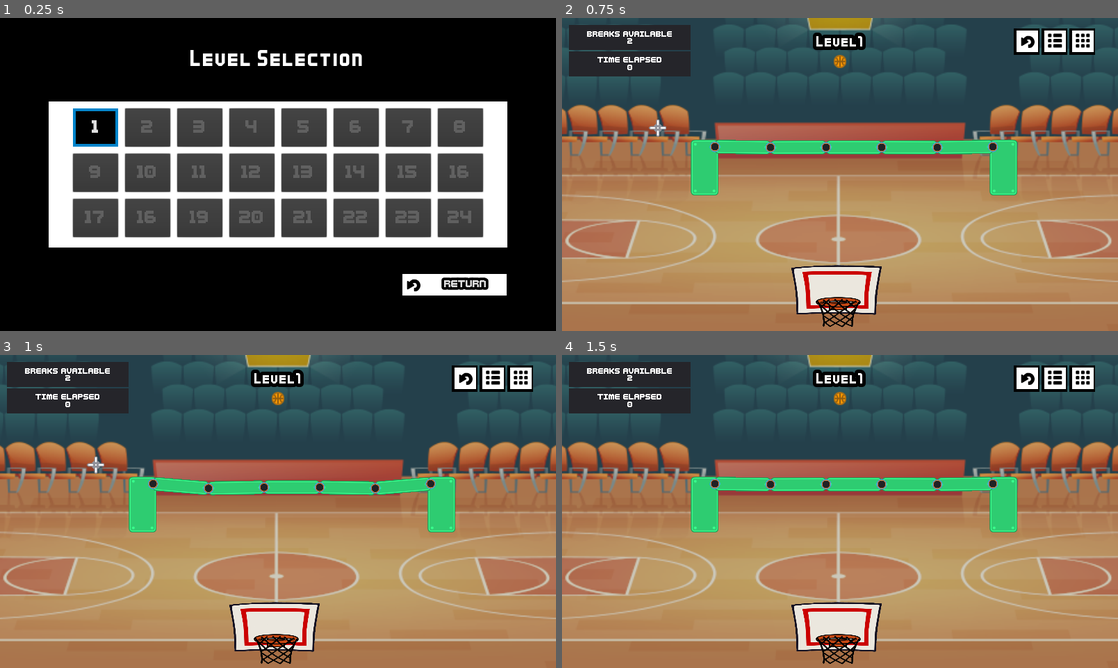
Above: before the commit, frames 1-4 (two rows, left to right).
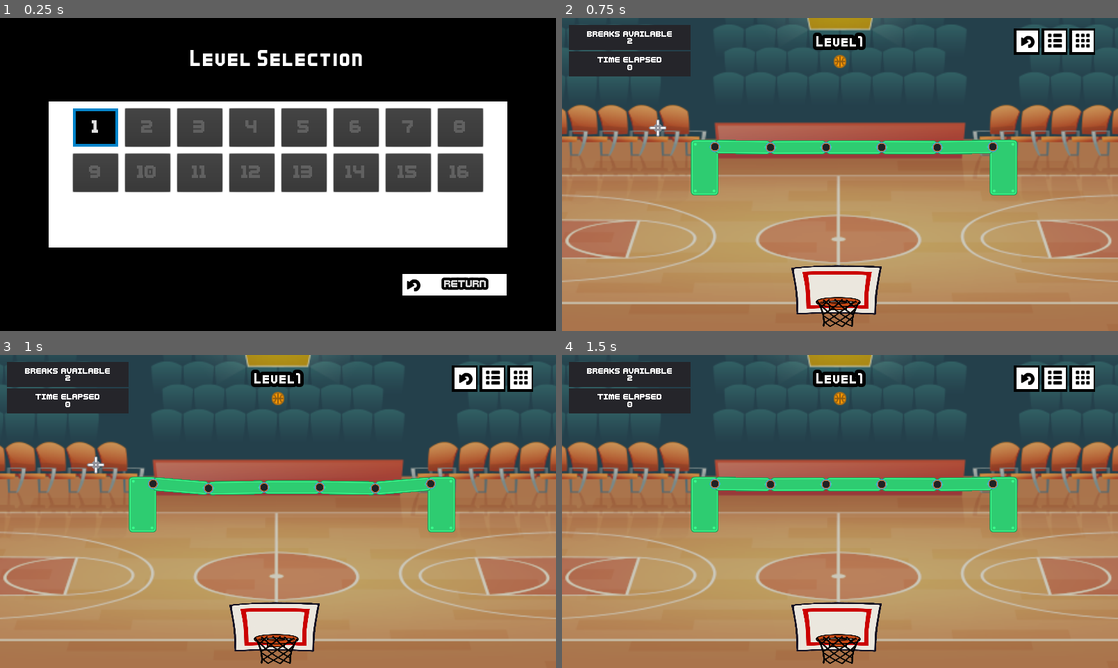
Above: after the commit, the same moments.

Repository: Trece-1101/BreakAndScore
Game: Godot game, scene res://GUI/Menus/LevelSelection.tscn
The game is run twice, just before and just after one commit, with the same random seed, the same clock (stepped at 60 frames per second) and the same inputs. This scene is started directly instead of the project's main scene.
Inputs (mouse positions are in pixels of both pictures, inside the frame that each line leads up to):
- Up to frame 1 (0.25 s): no input
- Up to frame 2 (0.75 s): click "1" at 0.5 s
- Up to frame 3 (1 s): no input
- Up to frame 4 (1.5 s): click (1029, 380) at 1.25 s

The runs differ from the first frame. In frame 1, 8.5% of the frame differs, in the area x 13-87%, y 57-71%; in frame 2, nothing differs; in frame 3, nothing differs; in frame 4, nothing differs.

Commit message:
commit

Diff:
--- a/Autoloads/GameData.gd
+++ b/Autoloads/GameData.gd
@@ -17,3 +17,5 @@
 
 func new_unlock_level() -> void:
 	current_unlock_level += 1
+	if current_unlock_level > 16:
+		current_unlock_level = 16
--- a/Autoloads/GameMusic.gd
+++ b/Autoloads/GameMusic.gd
@@ -9,6 +9,8 @@
 	stop_all_music()
 	if music == "menu":
 		$MenuMusic.play()
+	elif music == "level":
+		$LevelMusic.play()
 
 	music_playing = music
 
@@ -16,3 +18,12 @@
 	for child in get_children():
 		if child is AudioStreamPlayer:
 			child.stop()
+
+func play_button() -> void:
+	$ButtonSound.play()
+
+func play_win() -> void:
+	$Win.play()
+
+func play_lose() -> void:
+	$Lose.play()
--- a/Autoloads/GameMusic.tscn
+++ b/Autoloads/GameMusic.tscn
@@ -1,11 +1,35 @@
-[gd_scene load_steps=3 format=2]
+[gd_scene load_steps=7 format=2]
 
 [ext_resource path="res://Autoloads/GameMusic.gd" type="Script" id=1]
 [ext_resource path="res://GUI/Menus/menuMusic.ogg" type="AudioStream" id=2]
+[ext_resource path="res://Levels/music_level.ogg" type="AudioStream" id=3]
+[ext_resource path="res://GUI/Sounds/switch_001.ogg" type="AudioStream" id=4]
+[ext_resource path="res://GUI/crowd_reaction_negative_001.wav" type="AudioStream" id=5]
+[ext_resource path="res://GUI/crowd_reaction_positive_001.wav" type="AudioStream" id=6]
 
 [node name="GameMusic" type="Node"]
+pause_mode = 2
 script = ExtResource( 1 )
 
 [node name="MenuMusic" type="AudioStreamPlayer" parent="."]
 stream = ExtResource( 2 )
 bus = "Music"
+
+[node name="LevelMusic" type="AudioStreamPlayer" parent="."]
+stream = ExtResource( 3 )
+volume_db = -10.0
+bus = "Music"
+
+[node name="ButtonSound" type="AudioStreamPlayer" parent="."]
+stream = ExtResource( 4 )
+bus = "SFX"
+
+[node name="Win" type="AudioStreamPlayer" parent="."]
+stream = ExtResource( 6 )
+volume_db = -10.0
+bus = "SFX"
+
+[node name="Lose" type="AudioStreamPlayer" parent="."]
+stream = ExtResource( 5 )
+volume_db = -10.0
+bus = "SFX"
--- a/Characters/Block/Block.tscn
+++ b/Characters/Block/Block.tscn
@@ -13,6 +13,7 @@
 [ext_resource path="res://Characters/Block/Explotion/regularExplosion03.png" type="Texture" id=11]
 [ext_resource path="res://Characters/Block/Explotion/regularExplosion06.png" type="Texture" id=12]
 [ext_resource path="res://Characters/Block/Explotion/regularExplosion07.png" type="Texture" id=13]
+[ext_resource path="res://Characters/Block/chips_drop_single_001.wav" type="AudioStream" id=14]
 
 [sub_resource type="RectangleShape2D" id=1]
 extents = Vector2( 63, 13.5 )
@@ -141,7 +142,7 @@
 [sub_resource type="SpriteFrames" id=5]
 animations = [ {
 "frames": [ ExtResource( 5 ), ExtResource( 6 ), ExtResource( 7 ), ExtResource( 11 ), ExtResource( 9 ), ExtResource( 10 ), ExtResource( 12 ), ExtResource( 13 ), ExtResource( 8 ) ],
-"loop": true,
+"loop": false,
 "name": "explode",
 "speed": 15.0
 } ]
@@ -188,13 +189,15 @@
 anims/default = SubResource( 4 )
 
 [node name="AnimatedSprite" type="AnimatedSprite" parent="."]
-visible = false
 position = Vector2( 62.8083, 0 )
 scale = Vector2( 0.477081, 0.477081 )
 z_index = 2
 frames = SubResource( 5 )
 animation = "explode"
-frame = 3
+
+[node name="BreakSound" type="AudioStreamPlayer2D" parent="."]
+stream = ExtResource( 14 )
+bus = "SFX"
 
 [connection signal="body_entered" from="." to="." method="_on_body_entered"]
 [connection signal="input_event" from="Joint/JointClickArea" to="Joint" method="_on_JointClickArea_input_event"]
--- a/Characters/Block/Joint.gd
+++ b/Characters/Block/Joint.gd
@@ -3,7 +3,7 @@
 signal break_made(value)
 
 onready var is_brekeable := false setget set_is_brekeable, get_is_brekeable
-onready var animation_player = get_parent().get_node("AnimationPlayer")
+onready var animation_player = get_parent().get_node("AnimatedSprite")
 
 func set_is_brekeable(value: bool) -> void:
 	is_brekeable = value
@@ -19,7 +19,9 @@
 
 	if event.is_action_pressed("ui_break_joint"):
 		emit_signal("break_made", 1)
-#		animation_player.play("damage")
+		get_parent().get_node("BreakSound").play()
+		animation_player.visible = true
+		animation_player.play("explode")
 		destroy_me()
 
 #	if event.is_action_pressed("ui_damage_joint"):
--- a/Characters/Floor/Floor.gd
+++ b/Characters/Floor/Floor.gd
@@ -1,4 +1,5 @@
 extends StaticBody2D
 
 func _on_BallDetector_body_entered(_body: Node) -> void:
+	GameMusic.play_lose()
 	get_tree().reload_current_scene()
--- a/GUI/Menus/LevelSelection.gd
+++ b/GUI/Menus/LevelSelection.gd
@@ -16,9 +16,11 @@
 			button.disabled = false
 
 func load_level(level: String) -> void:
+	GameMusic.play_button()
 	var path_to_level: String = "res://Levels/" + level + ".tscn"
 	get_tree().change_scene(path_to_level)
 
 
 func _on_BtnRetry_pressed() -> void:
+	GameMusic.play_button()
 	get_tree().change_scene("res://GUI/Menus/MainMenu.tscn")
--- a/GUI/Menus/LevelSelection.tscn
+++ b/GUI/Menus/LevelSelection.tscn
@@ -305,126 +305,6 @@
 custom_fonts/font = SubResource( 2 )
 disabled = true
 text = "16"
-script = ExtResource( 5 )
-__meta__ = {
-"_edit_use_anchors_": false
-}
-
-[node name="Level17" type="Button" parent="MainContainer/LevelContainer"]
-margin_left = 56.0
-margin_top = 224.0
-margin_right = 160.0
-margin_bottom = 312.0
-custom_styles/hover = SubResource( 1 )
-custom_styles/normal = ExtResource( 3 )
-custom_fonts/font = SubResource( 2 )
-disabled = true
-text = "17"
-script = ExtResource( 5 )
-__meta__ = {
-"_edit_use_anchors_": false
-}
-
-[node name="Level18" type="Button" parent="MainContainer/LevelContainer"]
-margin_left = 176.0
-margin_top = 224.0
-margin_right = 280.0
-margin_bottom = 312.0
-custom_styles/hover = SubResource( 1 )
-custom_styles/normal = ExtResource( 3 )
-custom_fonts/font = SubResource( 2 )
-disabled = true
-text = "16"
-script = ExtResource( 5 )
-__meta__ = {
-"_edit_use_anchors_": false
-}
-
-[node name="Level19" type="Button" parent="MainContainer/LevelContainer"]
-margin_left = 296.0
-margin_top = 224.0
-margin_right = 400.0
-margin_bottom = 312.0
-custom_styles/hover = SubResource( 1 )
-custom_styles/normal = ExtResource( 3 )
-custom_fonts/font = SubResource( 2 )
-disabled = true
-text = "19"
-script = ExtResource( 5 )
-__meta__ = {
-"_edit_use_anchors_": false
-}
-
-[node name="Level20" type="Button" parent="MainContainer/LevelContainer"]
-margin_left = 416.0
-margin_top = 224.0
-margin_right = 520.0
-margin_bottom = 312.0
-custom_styles/hover = SubResource( 1 )
-custom_styles/normal = ExtResource( 3 )
-custom_fonts/font = SubResource( 2 )
-disabled = true
-text = "20"
-script = ExtResource( 5 )
-__meta__ = {
-"_edit_use_anchors_": false
-}
-
-[node name="Level21" type="Button" parent="MainContainer/LevelContainer"]
-margin_left = 536.0
-margin_top = 224.0
-margin_right = 640.0
-margin_bottom = 312.0
-custom_styles/hover = SubResource( 1 )
-custom_styles/normal = ExtResource( 3 )
-custom_fonts/font = SubResource( 2 )
-disabled = true
-text = "21"
-script = ExtResource( 5 )
-__meta__ = {
-"_edit_use_anchors_": false
-}
-
-[node name="Level22" type="Button" parent="MainContainer/LevelContainer"]
-margin_left = 656.0
-margin_top = 224.0
-margin_right = 760.0
-margin_bottom = 312.0
-custom_styles/hover = SubResource( 1 )
-custom_styles/normal = ExtResource( 3 )
-custom_fonts/font = SubResource( 2 )
-disabled = true
-text = "22"
-script = ExtResource( 5 )
-__meta__ = {
-"_edit_use_anchors_": false
-}
-
-[node name="Level23" type="Button" parent="MainContainer/LevelContainer"]
-margin_left = 776.0
-margin_top = 224.0
-margin_right = 880.0
-margin_bottom = 312.0
-custom_styles/hover = SubResource( 1 )
-custom_styles/normal = ExtResource( 3 )
-custom_fonts/font = SubResource( 2 )
-disabled = true
-text = "23"
-script = ExtResource( 5 )
-__meta__ = {
-"_edit_use_anchors_": false
-}
-
-[node name="Level24" type="Button" parent="MainContainer/LevelContainer"]
-margin_left = 896.0
-margin_top = 224.0
-margin_right = 1000.0
-margin_bottom = 312.0
-custom_styles/hover = SubResource( 1 )
-custom_styles/normal = ExtResource( 3 )
-custom_fonts/font = SubResource( 2 )
-disabled = true
-text = "24"
 script = ExtResource( 5 )
 __meta__ = {
 "_edit_use_anchors_": false
--- a/GUI/Menus/MainMenu.gd
+++ b/GUI/Menus/MainMenu.gd
@@ -13,9 +13,11 @@
 
 func _on_Credits_pressed() -> void:
 # warning-ignore:return_value_discarded
+	GameMusic.play_button()
 	get_tree().change_scene("res://GUI/Menus/Credits.tscn")
 
 
 func _on_Play_pressed() -> void:
 # warning-ignore:return_value_discarded
+	GameMusic.play_button()
 	get_tree().change_scene(start_play)
--- a/GUI/UI.gd
+++ b/GUI/UI.gd
@@ -22,12 +22,15 @@
 	$PanelTime/LabelTime.text = "Time Elapsed\n" +  te as String
 
 func _on_BtnRetry_pressed() -> void:
+	GameMusic.play_button()
 	get_tree().reload_current_scene()
 
 
 func _on_BtnMenu_pressed() -> void:
+	GameMusic.play_button()
 	get_tree().change_scene("res://GUI/Menus/MainMenu.tscn")
 
 
 func _on_BtnSelection_pressed() -> void:
+	GameMusic.play_button()
 	get_tree().change_scene("res://GUI/Menus/LevelSelection.tscn")
--- a/Levels/Level.gd
+++ b/Levels/Level.gd
@@ -17,6 +17,8 @@
 
 func _ready() -> void:
 	get_tree().paused = false
+	if GameMusic.get_music_playing() != "level":
+		GameMusic.play_music("level")
 	$Basket.connect("win", self, "win_game")
 	var new_game_win := overlay_game_win.instance()
 	new_game_win.name = "GameWin"
@@ -69,7 +71,7 @@
 #	return joints
 
 func win_game() -> void:
-
+	GameMusic.play_win()
 	get_tree().paused = true
 	get_node_or_null("GameWin").set_time(time_elapsed)
 	get_node_or_null("GameWin").set_breaks(break_number)
@@ -77,4 +79,5 @@
 
 
 func _on_BtnRetry_pressed() -> void:
+	GameMusic.play_button()
 	get_tree().reload_current_scene()
--- /dev/null
+++ b/Levels/Level16.tscn
@@ -0,0 +1,69 @@
+[gd_scene load_steps=6 format=2]
+
+[ext_resource path="res://Levels/LevelBase.tscn" type="PackedScene" id=1]
+[ext_resource path="res://Characters/Block/StaticSquareBlock.tscn" type="PackedScene" id=2]
+[ext_resource path="res://Characters/Block/Block.tscn" type="PackedScene" id=3]
+[ext_resource path="res://Characters/Bridge/Bridge.tscn" type="PackedScene" id=4]
+[ext_resource path="res://Characters/Block/StaticTriangleBlock.tscn" type="PackedScene" id=5]
+
+[node name="Level16" instance=ExtResource( 1 )]
+break_number = 4
+
+[node name="Basket" parent="." index="4"]
+is_moveable = true
+animation = "MoveOnV"
+
+[node name="Bridge" parent="." index="6"]
+position = Vector2( 648, 360 )
+
+[node name="StaticSquareBlock" parent="Bridge" index="0" instance=ExtResource( 2 )]
+position = Vector2( -288, -104 )
+
+[node name="Block" parent="Bridge" index="1" instance=ExtResource( 3 )]
+position = Vector2( -200, -152 )
+is_left_extreme = true
+
+[node name="Block2" parent="Bridge" index="2" instance=ExtResource( 3 )]
+position = Vector2( -72, -152 )
+
+[node name="Block3" parent="Bridge" index="3" instance=ExtResource( 3 )]
+position = Vector2( 56, -152 )
+
+[node name="Block4" parent="Bridge" index="4" instance=ExtResource( 3 )]
+position = Vector2( 184, -152 )
+is_right_extreme = true
+
+[node name="StaticSquareBlock2" parent="Bridge" index="5" instance=ExtResource( 2 )]
+position = Vector2( 272, -104 )
+
+[node name="StaticTriangleBlock" parent="." index="8" instance=ExtResource( 5 )]
+position = Vector2( 704, 336 )
+
+[node name="StaticTriangleBlock2" parent="." index="9" instance=ExtResource( 5 )]
+position = Vector2( 576, 336 )
+rotation = 4.71239
+
+[node name="StaticTriangleBlock4" parent="." index="10" instance=ExtResource( 5 )]
+position = Vector2( 704, 464 )
+rotation = 1.5708
+
+[node name="Bridge2" parent="." index="11" instance=ExtResource( 4 )]
+position = Vector2( 184, 576 )
+
+[node name="StaticTriangleBlock3" parent="Bridge2" index="0" instance=ExtResource( 5 )]
+position = Vector2( 392, -112 )
+rotation = 3.14159
+
+[node name="Block" parent="Bridge2" index="1" instance=ExtResource( 3 )]
+position = Vector2( 16, -160 )
+is_left_extreme = true
+
+[node name="Block2" parent="Bridge2" index="2" instance=ExtResource( 3 )]
+position = Vector2( 144, -160 )
+
+[node name="Block3" parent="Bridge2" index="3" instance=ExtResource( 3 )]
+position = Vector2( 272, -160 )
+is_right_extreme = true
+
+[node name="StaticSquareBlock" parent="Bridge2" index="4" instance=ExtResource( 2 )]
+position = Vector2( -72, -112 )
--- a/default_bus_layout.tres
+++ b/default_bus_layout.tres
@@ -7,3 +7,9 @@
 bus/1/bypass_fx = false
 bus/1/volume_db = -2.11474
 bus/1/send = "Master"
+bus/2/name = "SFX"
+bus/2/solo = false
+bus/2/mute = false
+bus/2/bypass_fx = false
+bus/2/volume_db = 0.0
+bus/2/send = "Master"
--- a/project.godot
+++ b/project.godot
@@ -33,7 +33,7 @@
 [application]
 
 config/name="BreakAndScore"
-run/main_scene="res://GUI/Menus/MainMenu.tscn"
+run/main_scene="res://GUI/Menus/Intro.tscn"
 config/icon="res://icon.png"
 
 [autoload]
Not shown: 1 places in Characters/Block/Block.tscn that only renumber resources
Not shown, added: Characters/Block/chips_drop_single_001.wav.import
Not shown, added: GUI/Sounds/switch_001.ogg.import
Not shown, added: GUI/Sounds/switch_002.ogg.import
Not shown, added: GUI/Sounds/switch_003.ogg.import
Not shown, added: GUI/Sounds/switch_004.ogg.import
Not shown, added: GUI/Sounds/switch_005.ogg.import
Not shown, added: GUI/Sounds/switch_006.ogg.import
Not shown, added: GUI/Sounds/switch_007.ogg.import
Not shown, added: GUI/crowd_reaction_negative_001.wav.import
Not shown, added: GUI/crowd_reaction_positive_001.wav.import
Not shown, added: Levels/music_level.ogg.import
(and 11 more such lines)
